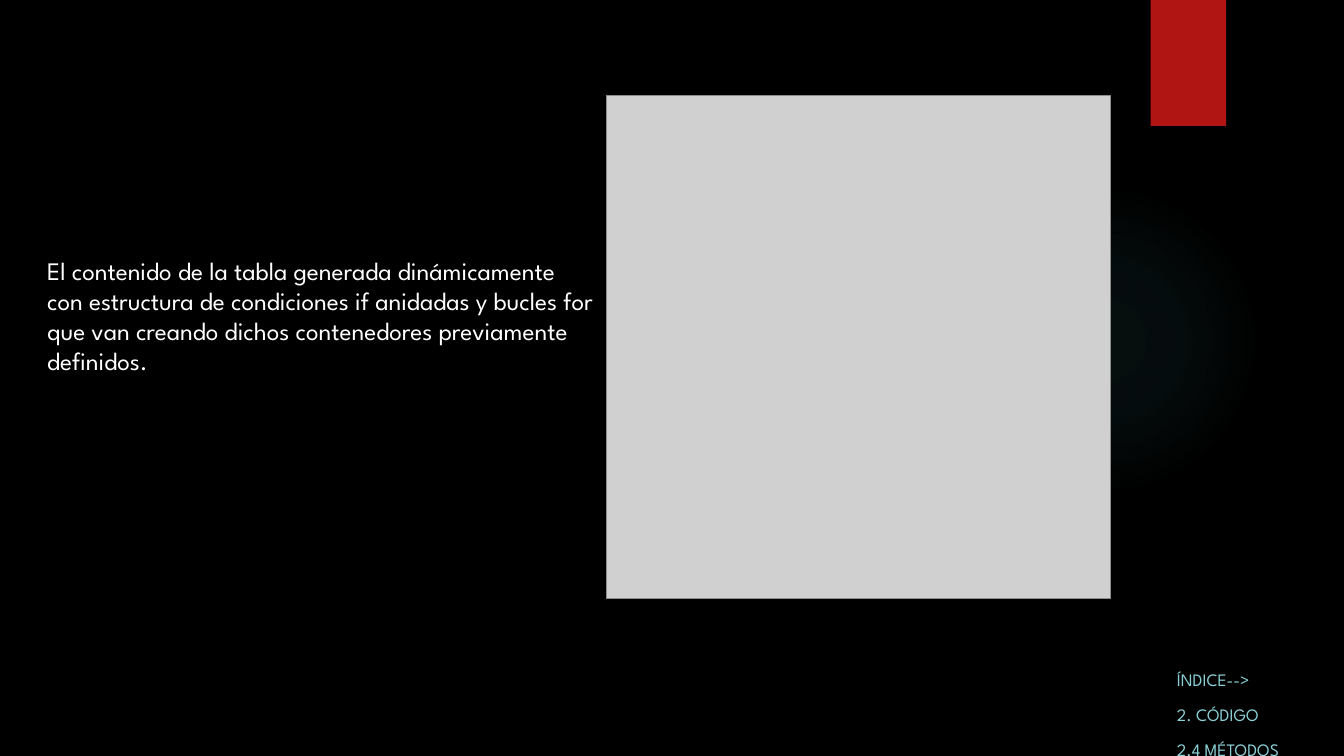
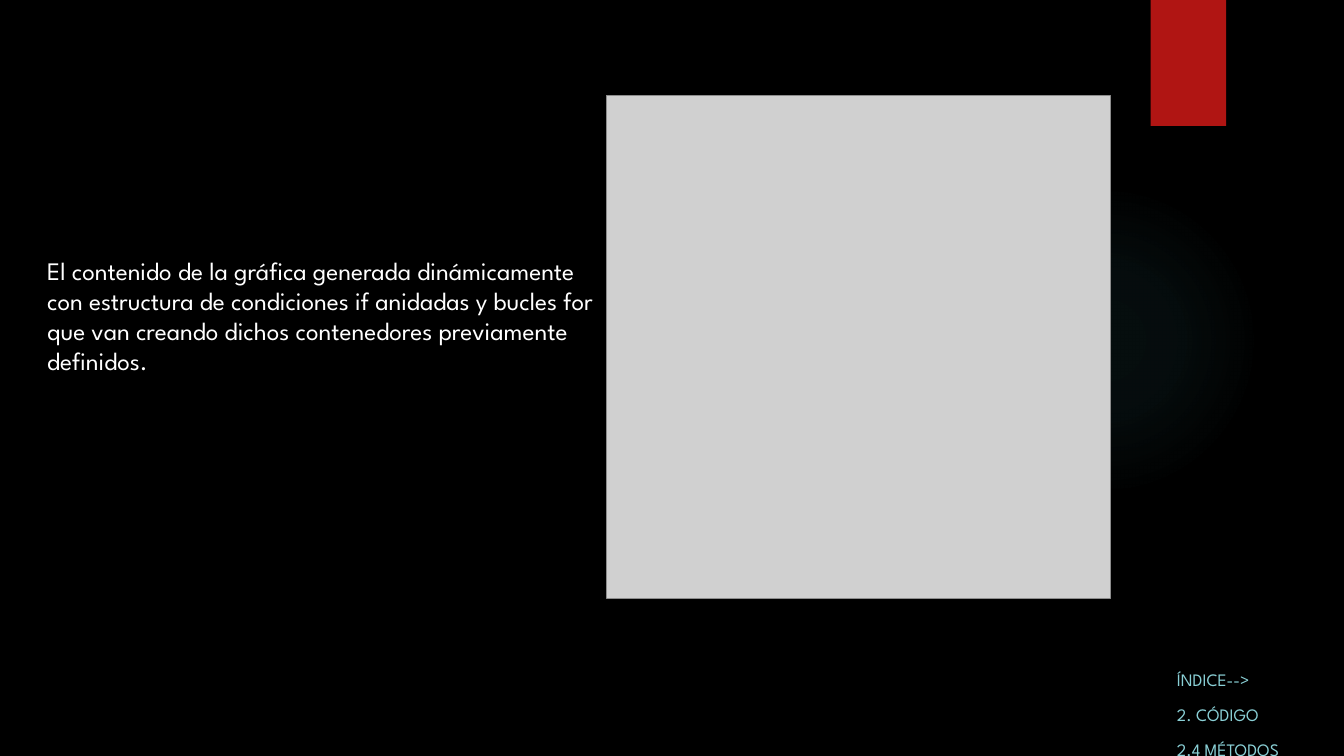
Before and after one commit to AlexHM/Mansharisei, a slide deck: slide 9 of ProyectosPersonales/ProcesosCPU/Documentación Planificador.pptx. Drawn at 1344x756 pixels with LibreOffice and Linux fonts; fonts in the diff are those of the drawing; grey boxes stand for pictures; background and template pictures are left out. Boxes give left, top, right and bottom in pixels: in the first picture for what was removed or moved away, otherwise in the second. Text is boxed around its words. In the diff, an @@ line names an element or a change of style, - is before the commit and + after.

```diff
--- a/ProyectosPersonales/ProcesosCPU/Documentación Planificador.pptx
+++ b/ProyectosPersonales/ProcesosCPU/Documentación Planificador.pptx
@@ text at <box>47,262,592,371</box>: text changed @@
-El contenido de la tabla generada dinámicamente con estructura de condiciones if anidadas y bucles for que van creando dichos contenedores previamente definidos.
+El contenido de la gráfica generada dinámicamente con estructura de condiciones if anidadas y bucles for que van creando dichos contenedores previamente definidos.
```
Also in this commit, not shown: 1 other slide changed, 1 slide removed, 1 other file.
